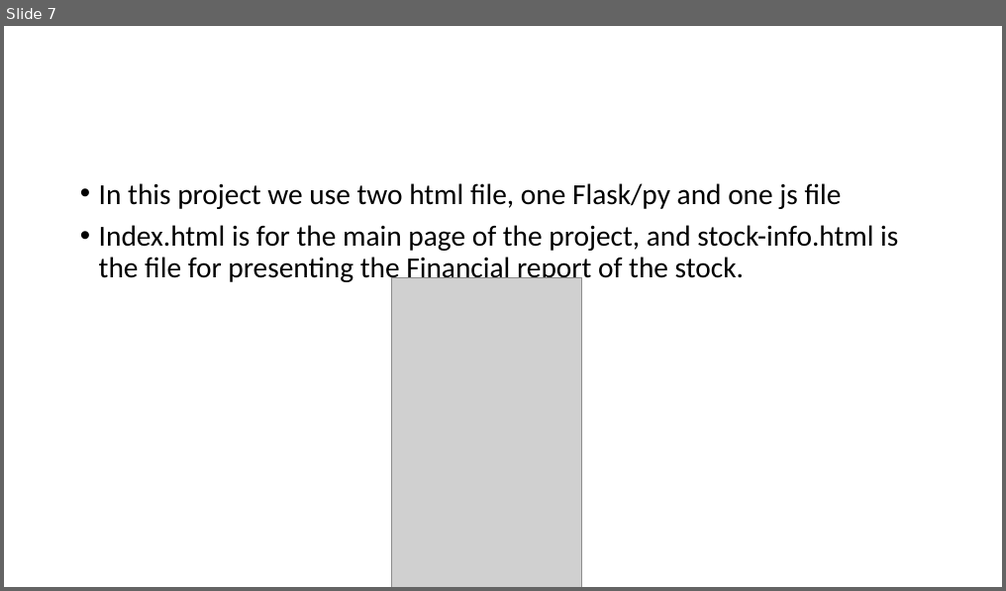
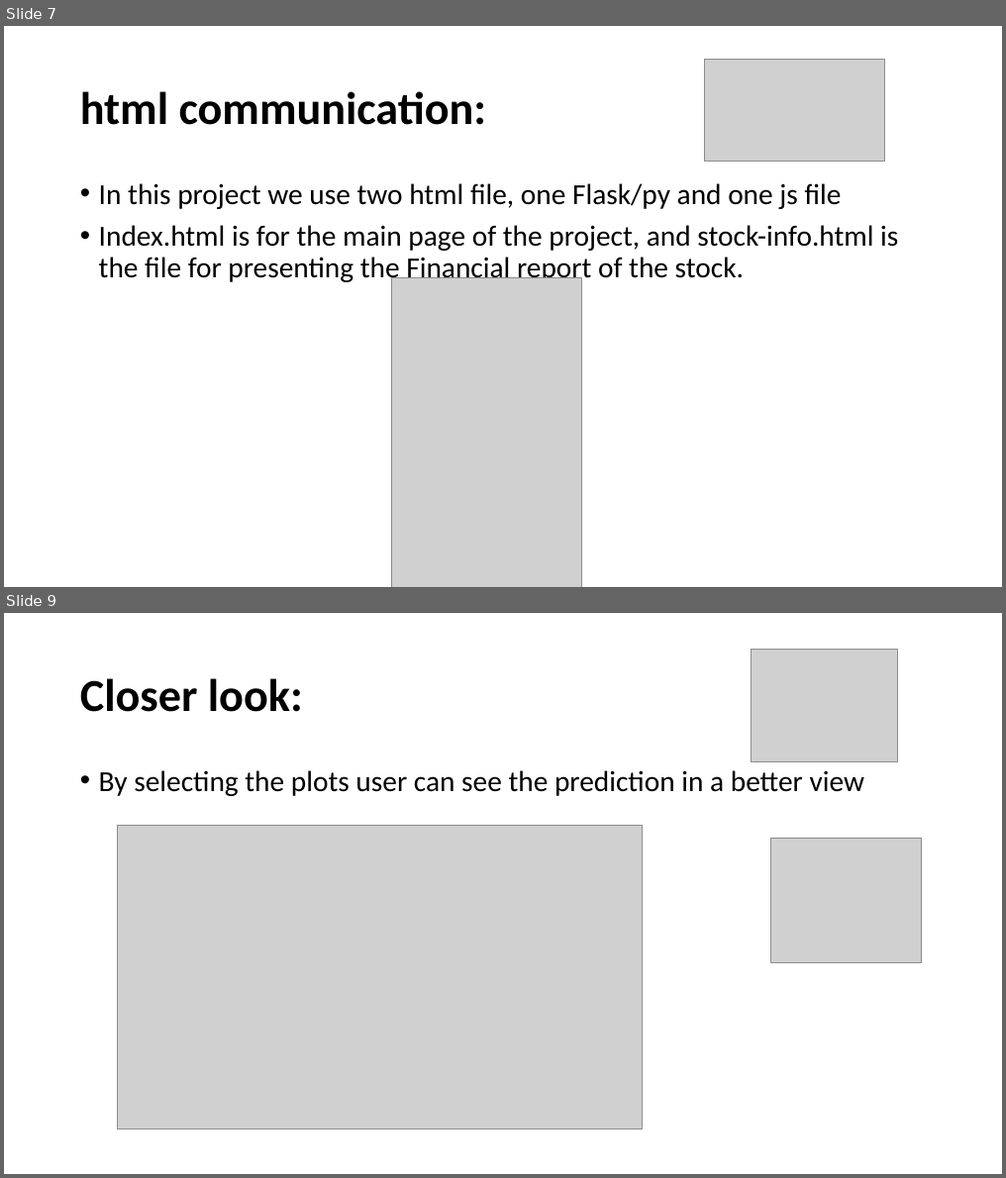
Before and after one commit to ahmadfarouk/FinalProject, a slide deck: Presentation.pptx. Shown one above the other, each under a label of ours: slide 7 before the commit, slides 7 and 9 after it; the slides between them are not shown. The pictures are 1006x591 and 1006x1178 pixels, drawn with LibreOffice and Linux fonts; fonts in the diff are those of the drawing; grey boxes stand for pictures. Boxes give left, top, right and bottom in pixels: in the first picture for what was removed or moved away, otherwise in the second. Text is boxed around its words. In the diff, an @@ line names an element or a change of style, - is before the commit and + after.

```diff
--- a/Presentation.pptx
+++ b/Presentation.pptx
@@ slide 9 added at <box>4,613,1002,1174</box>, background #FFFFFF @@
@@ picture added at <box>751,650,898,762</box> @@
@@ title added at <box>80,678,303,712</box>, 44 pt, text #000000, bold @@
+Closer look:
@@ text added at <box>99,770,864,796</box>, 28 pt, text #000000 @@
+• By selecting the plots user can see the prediction in a better view
@@ picture added at <box>118,826,643,1130</box> @@
@@ picture added at <box>771,838,922,962</box> @@
@@ slide 7 changed as well @@
@@ picture added at <box>704,59,884,161</box> @@
@@ title added at <box>80,91,487,125</box>, 44 pt, text #000000, bold @@
+html communication:
```
Also in this commit, not shown: 6 other slides changed, 1 other slide added, 1 slide removed.
